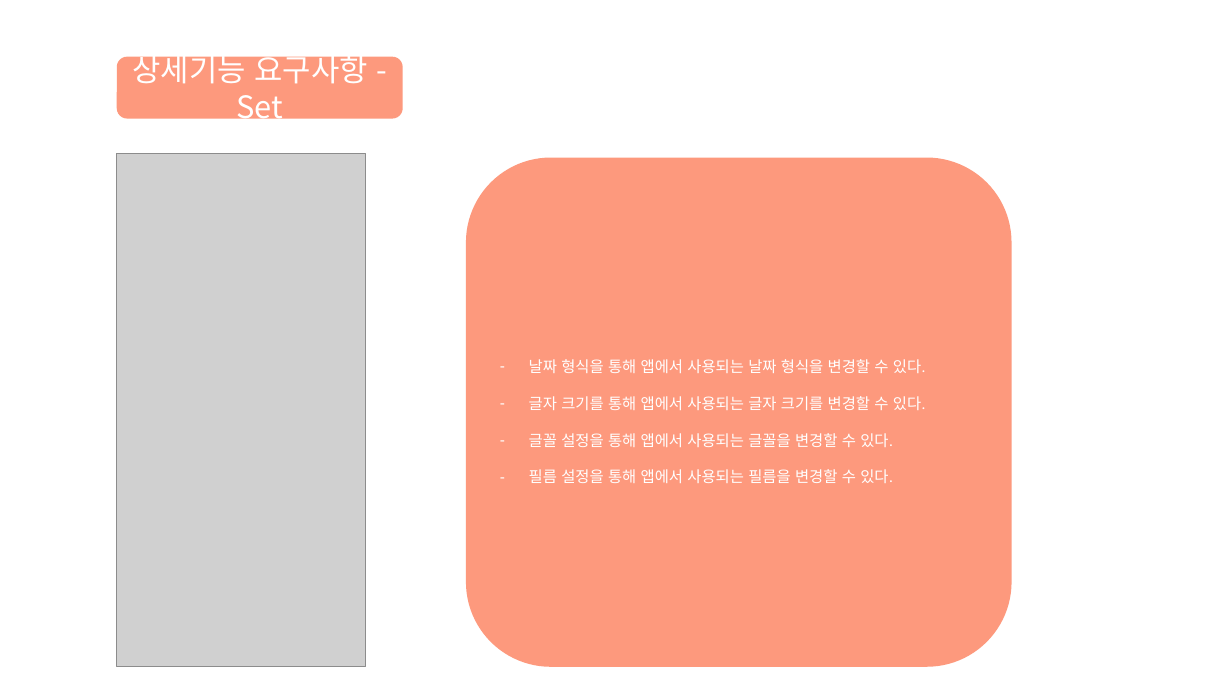
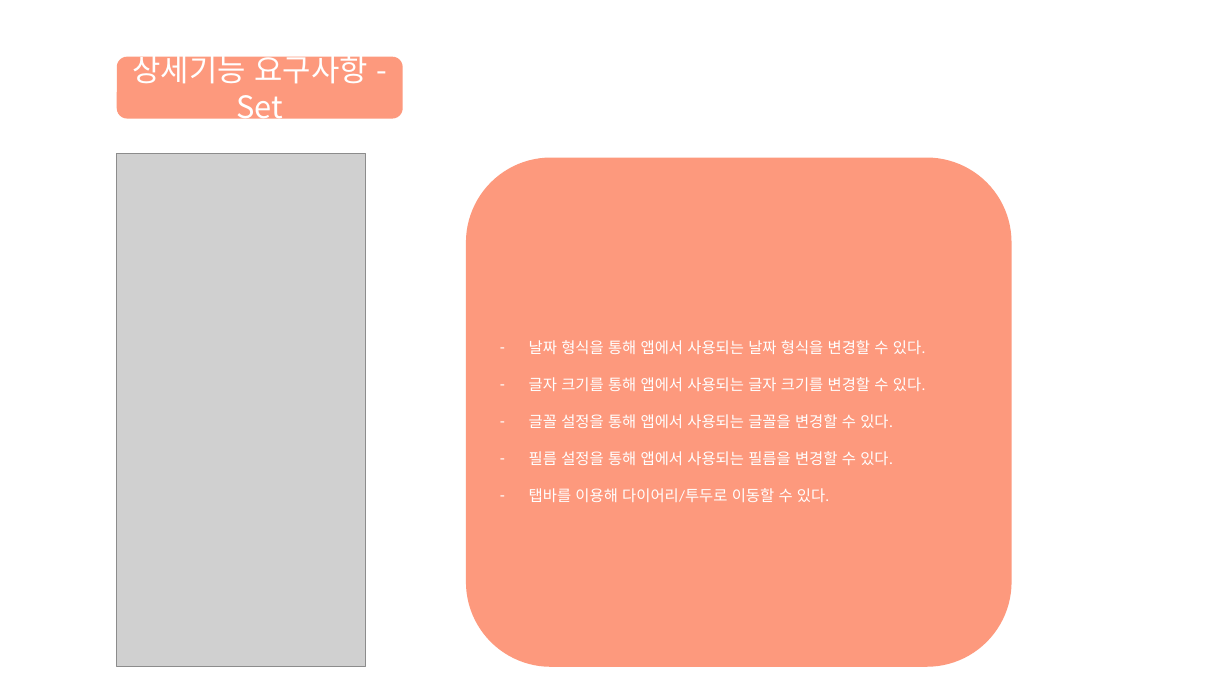
Before and after one commit to chaeHaram/University, a slide deck: slide 5 of 4-1/소프트웨어 종합설계/7주차/졸업작품 요구사항분석.pptx. Drawn at 1232x693 pixels with LibreOffice and Linux fonts; fonts in the diff are those of the drawing; grey boxes stand for pictures. Boxes give left, top, right and bottom in pixels: in the first picture for what was removed or moved away, otherwise in the second. Text is boxed around its words. In the diff, an @@ line names an element or a change of style, - is before the commit and + after.

```diff
--- a/4-1/소프트웨어 종합설계/7주차/졸업작품 요구사항분석.pptx
+++ b/4-1/소프트웨어 종합설계/7주차/졸업작품 요구사항분석.pptx
@@ text in rounded rectangle at bbox=[529, 488, 829, 502]: paragraph added @@
+– 탭바를 이용해 다이어리/투두로 이동할 수 있다.
```
Also in this commit, not shown: 2 other slides changed, 5 other files.
